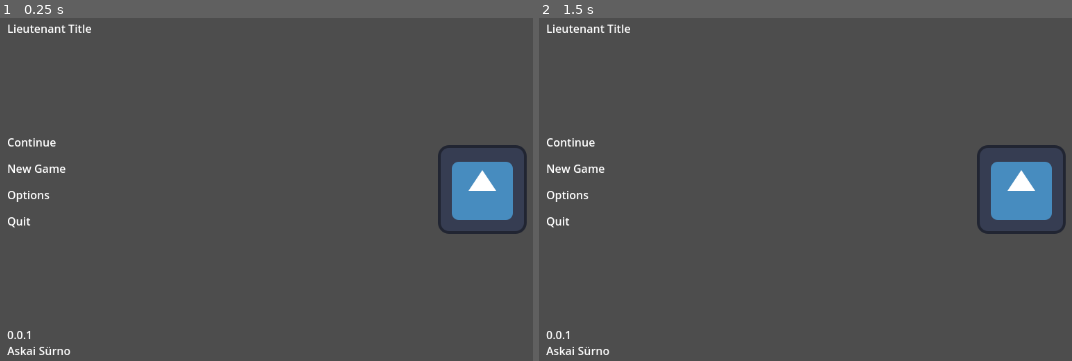
Above: before the commit, frames 1-2 (left to right).
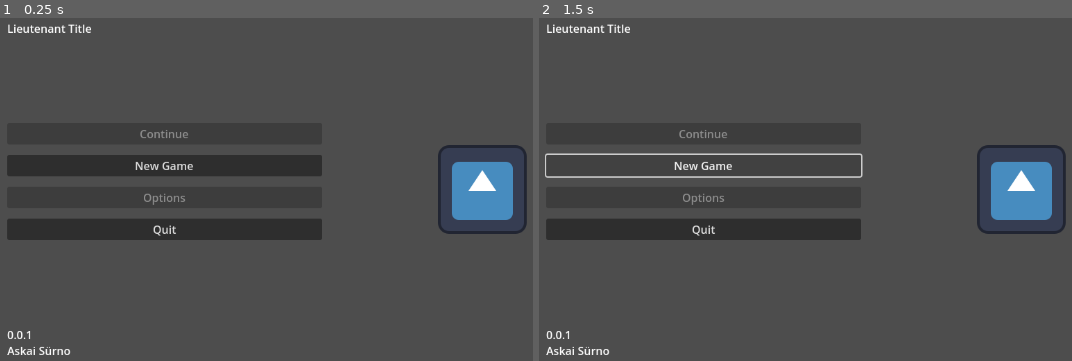
Above: after the commit, the same moments.

Repository: JeanShark-dev/godot-rock-survival
Game: Godot game, scene res://assets/scenes/main.tscn
The game is run twice, just before and just after one commit, with the same random seed, the same clock (stepped at 60 frames per second) and the same inputs. The engine's default icon, where the game draws it, is replaced by a stand-in: a white triangle on a blue panel in a dark square.
Inputs (mouse positions are in pixels of both pictures, inside the frame that each line leads up to):
- Up to frame 1 (0.25 s): no input
- Up to frame 2 (1.5 s): click (704, 165) at 0.5 s, where only the run after the commit has a clickable "New Game"; click (704, 165) at 1.25 s, where only the run after the commit has a clickable "New Game"

The runs differ from the first frame. In frame 1, 7.6% of the frame differs, in the area x 1-61%, y 32-65%; in frame 2, 5.0%.

Commit message:
connected main menu to main

Diff:
--- a/assets/scenes/main_menu.tscn
+++ b/assets/scenes/main_menu.tscn
@@ -1,6 +1,7 @@
-[gd_scene load_steps=2 format=3 uid="uid://dkneauudnloti"]
+[gd_scene load_steps=3 format=3 uid="uid://dkneauudnloti"]
 
 [ext_resource type="Texture2D" uid="uid://c64ha1mxf0hfw" path="res://assets/sprites/icon.svg" id="1_5r1pd"]
+[ext_resource type="Script" path="res://assets/scripts/main_menu.gd" id="1_t2h7y"]
 
 [node name="Main Menu" type="MarginContainer"]
 anchors_preset = 15
@@ -12,6 +13,7 @@
 theme_override_constants/margin_top = 80
 theme_override_constants/margin_right = 120
 theme_override_constants/margin_bottom = 80
+script = ExtResource("1_t2h7y")
 
 [node name="HBoxContainer" type="HBoxContainer" parent="."]
 layout_mode = 2
@@ -32,26 +34,24 @@
 theme_override_constants/separation = 15
 alignment = 1
 
-[node name="ContinueLabel" type="RichTextLabel" parent="HBoxContainer/VBoxContainer/ButtonsContainer"]
+[node name="ContinueButton" type="Button" parent="HBoxContainer/VBoxContainer/ButtonsContainer"]
 layout_mode = 2
+disabled = true
 text = "Continue"
-fit_content = true
 
-[node name="NewGameLabel" type="RichTextLabel" parent="HBoxContainer/VBoxContainer/ButtonsContainer"]
+[node name="NewGameButton" type="Button" parent="HBoxContainer/VBoxContainer/ButtonsContainer"]
 layout_mode = 2
-text = "New Game
+text = "New Game"
+
+[node name="OptionsButton" type="Button" parent="HBoxContainer/VBoxContainer/ButtonsContainer"]
+layout_mode = 2
+disabled = true
+text = "Options
 "
-fit_content = true
 
-[node name="OptionsLabel" type="RichTextLabel" parent="HBoxContainer/VBoxContainer/ButtonsContainer"]
-layout_mode = 2
-text = "Options"
-fit_content = true
-
-[node name="QuitLabel" type="RichTextLabel" parent="HBoxContainer/VBoxContainer/ButtonsContainer"]
+[node name="QuitButton" type="Button" parent="HBoxContainer/VBoxContainer/ButtonsContainer"]
 layout_mode = 2
 text = "Quit"
-fit_content = true
 
 [node name="VersionLabel" type="RichTextLabel" parent="HBoxContainer/VBoxContainer"]
 layout_mode = 2
@@ -67,3 +67,8 @@
 [node name="TextureRect" type="TextureRect" parent="HBoxContainer/CenterContainer"]
 layout_mode = 2
 texture = ExtResource("1_5r1pd")
+
+[connection signal="pressed" from="HBoxContainer/VBoxContainer/ButtonsContainer/ContinueButton" to="." method="_on_continue_button_pressed"]
+[connection signal="pressed" from="HBoxContainer/VBoxContainer/ButtonsContainer/NewGameButton" to="." method="_on_new_game_button_pressed"]
+[connection signal="pressed" from="HBoxContainer/VBoxContainer/ButtonsContainer/OptionsButton" to="." method="_on_options_button_pressed"]
+[connection signal="pressed" from="HBoxContainer/VBoxContainer/ButtonsContainer/QuitButton" to="." method="_on_quit_button_pressed"]
--- a/assets/scripts/main.gd
+++ b/assets/scripts/main.gd
@@ -1,16 +1,31 @@
 extends Node
+
 
 func _ready():
 	load_main_menu()
+
+
+func load_main_menu():
+	if get_node("Main Menu") != null:	#remove existing Main Menu, just in case
+		$"Main Menu".queue_free()
+
+	var main_menu = load("res://assets/scenes/main_menu.tscn")
+	var instance = main_menu.instantiate()
+	add_child(instance)
+
+
+func start_new_save():
+	print("New Game!")	#hide/unload main menu, start world gen, spawn player
+
+
+func load_save():
+	pass				#do after basic gameplay is in place
+
+
+func load_options_menu():
 	pass
 
 
-func load_main_menu():
-	print("Loading Main Menu...")
-	if get_node("Main Menu") != null:
-		print("Existing Main Menu found, removing...")
-		$"Main Menu".queue_free()
-	var main_menu = load("res://assets/scenes/main_menu.tscn")
-	var instance = main_menu.instantiate()
-	add_child(instance)
-	print("Main Menu done.")
+func QUIT():
+	print_orphan_nodes()	#check for memory leaks
+	get_tree().quit()
--- /dev/null
+++ b/assets/scripts/main_menu.gd
@@ -0,0 +1,24 @@
+extends MarginContainer
+
+
+var main_node
+
+
+func _ready():
+	main_node = get_parent()
+
+
+func _on_new_game_button_pressed():
+	main_node.start_new_save()
+
+
+func _on_continue_button_pressed():
+	main_node.load_save()
+
+
+func _on_options_button_pressed():
+	main_node.load_options_menu()
+
+
+func _on_quit_button_pressed():
+	main_node.QUIT()
Not shown, changed: roadmap.md
Not shown, changed: to-do-list.md
